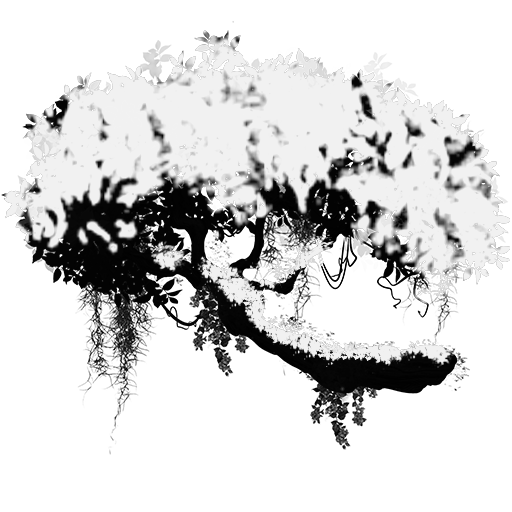
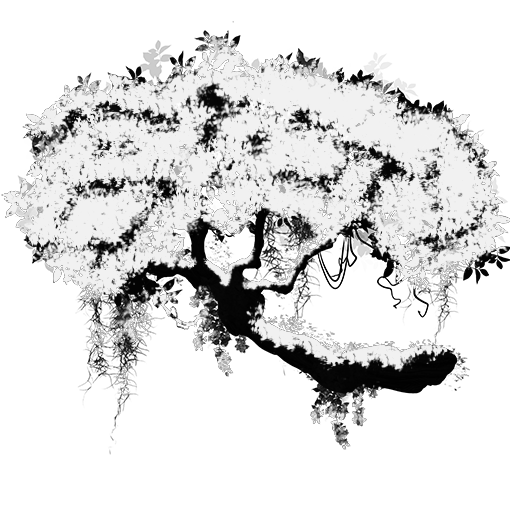
Comparing the layer stacks of the two 512x512 images. Changes:
renamed "Background" to "Background #1", painted on it over [1, 21, 510, 449]
